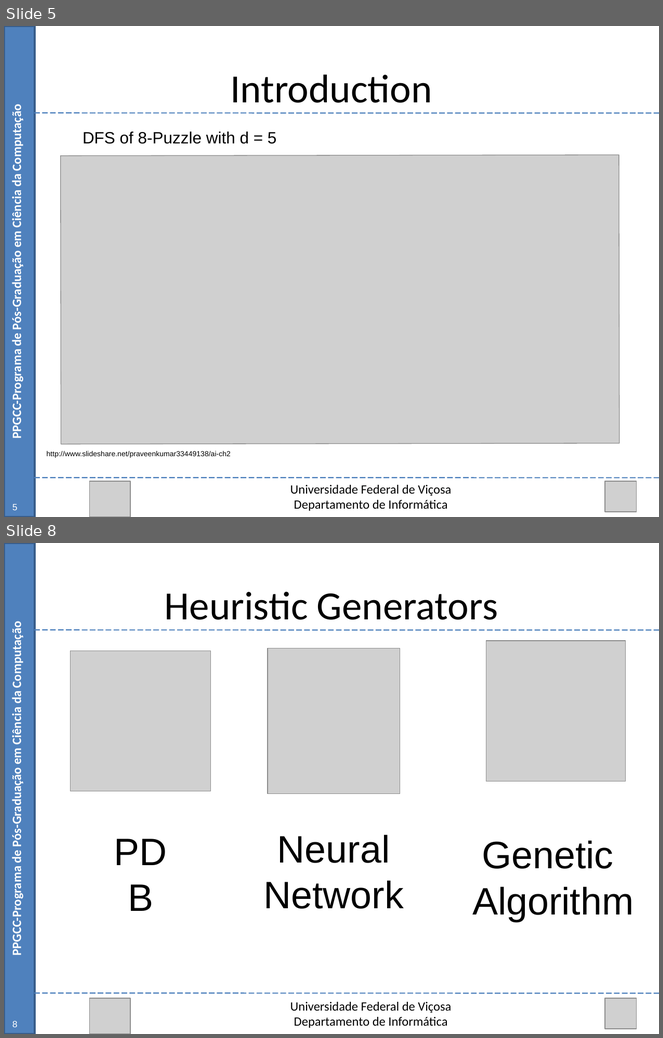
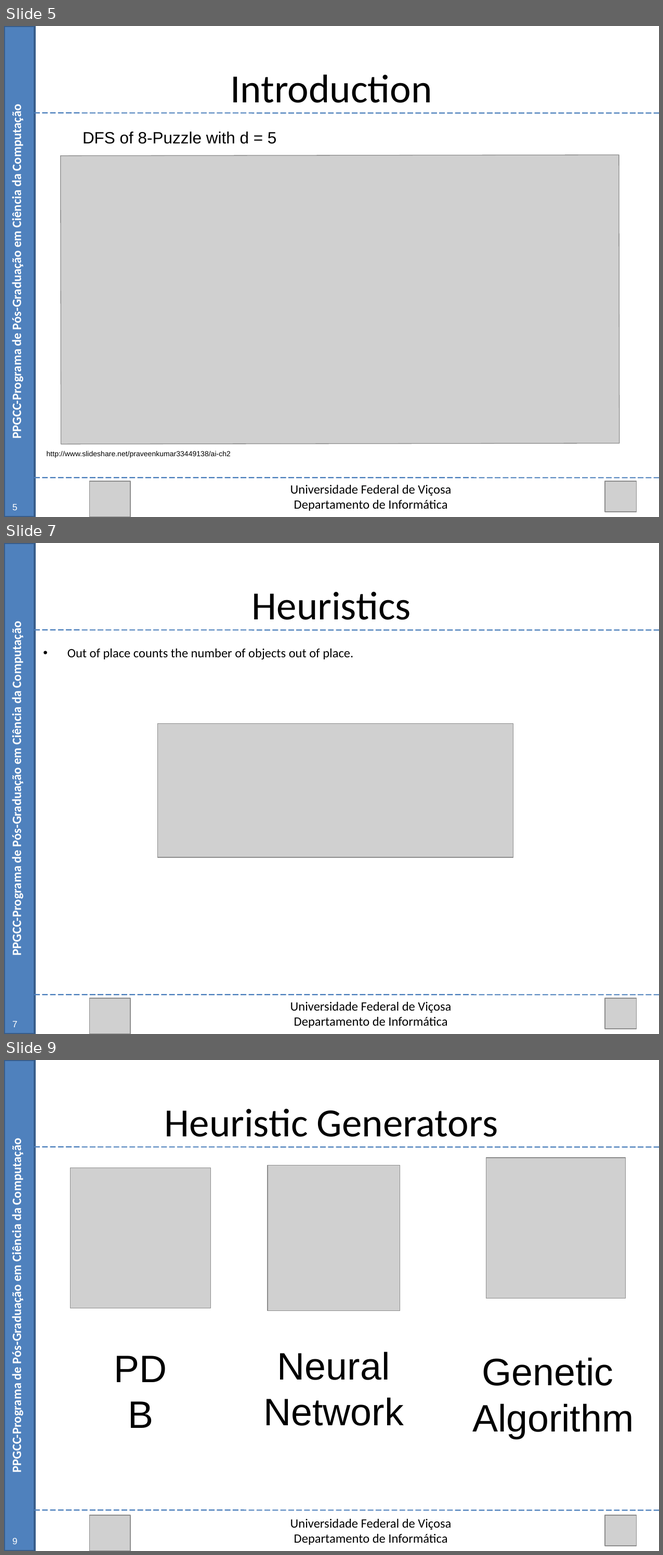
Before and after one commit to Marvinsky/research-marvin, a slide deck: latex/odp/dissertation_v1.odp. Shown one above the other, each under a label of ours: slides 5 and 8 before the commit, slides 5, 7 and 9 after it; the slides between them are not shown. The pictures are 663x1038 and 663x1555 pixels, drawn with LibreOffice and Linux fonts; fonts in the diff are those of the drawing; grey boxes stand for pictures. Boxes give left, top, right and bottom in pixels: in the first picture for what was removed or moved away, otherwise in the second. Text is boxed around its words. In the diff, an @@ line names an element or a change of style, - is before the commit and + after.

```diff
--- a/latex/odp/dissertation_v1.odp
+++ b/latex/odp/dissertation_v1.odp
@@ slide 7 added at [4,543,659,1034], background #FFFFFF @@
@@ rectangle added at [4,543,35,1034], fill #4F81BD, outline #385D8A 2.01 pt @@
@@ text added at [252,591,411,620], 44 pt, text #000000 @@
+Heuristics
@@ text added at [9,628,25,954], 14 pt, text #FFFFFF, bold @@
+PPGCC-Programa de Pós-Graduação em Ciência da Computação
@@ line added from (35, 630) to (659, 630), #4A7EBB 1.25 pt @@
@@ text added at [67,649,353,660], 14 pt, text #000000 @@
+• Out of place counts the number of objects out of place.
@@ picture added at [158,724,514,858] @@
@@ line added from (35, 995) to (659, 995), #4A7EBB 1.25 pt @@
@@ picture added at [89,999,130,1034] @@
@@ text added at [291,1002,451,1028], 14 pt, text #000000 @@
+Universidade Federal de Viçosa
+Departamento de Informática
@@ picture added at [605,999,636,1029] @@
@@ page number added at [12,1021,18,1028], 10 pt, text #FFFFFF @@
+7
@@ what was slide 8 is now slide 9 @@
@@ page number at [12,1538,18,1545]: text changed @@
-8
+9
```
Also in this commit, not shown: 6 slides changed, 5 other files.
